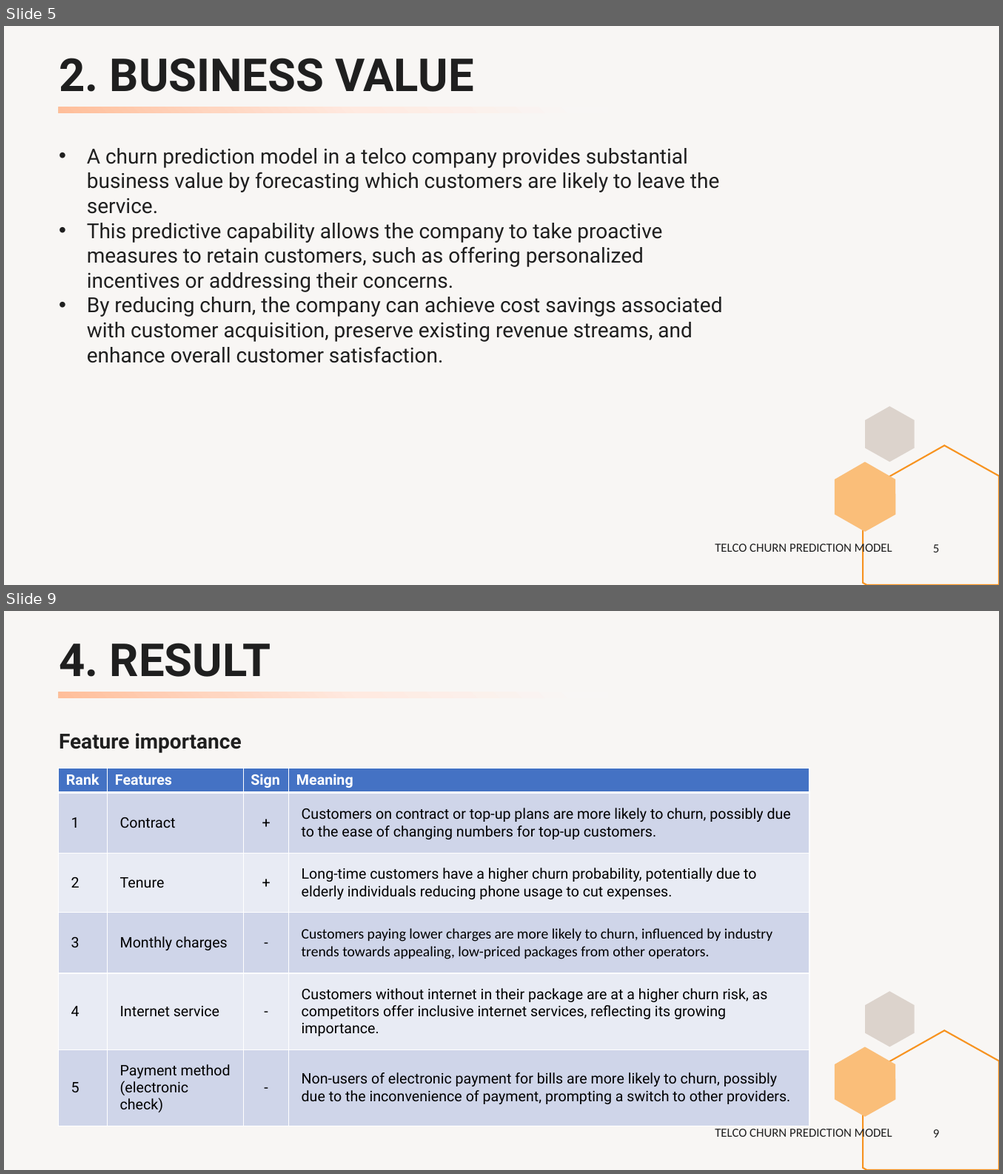
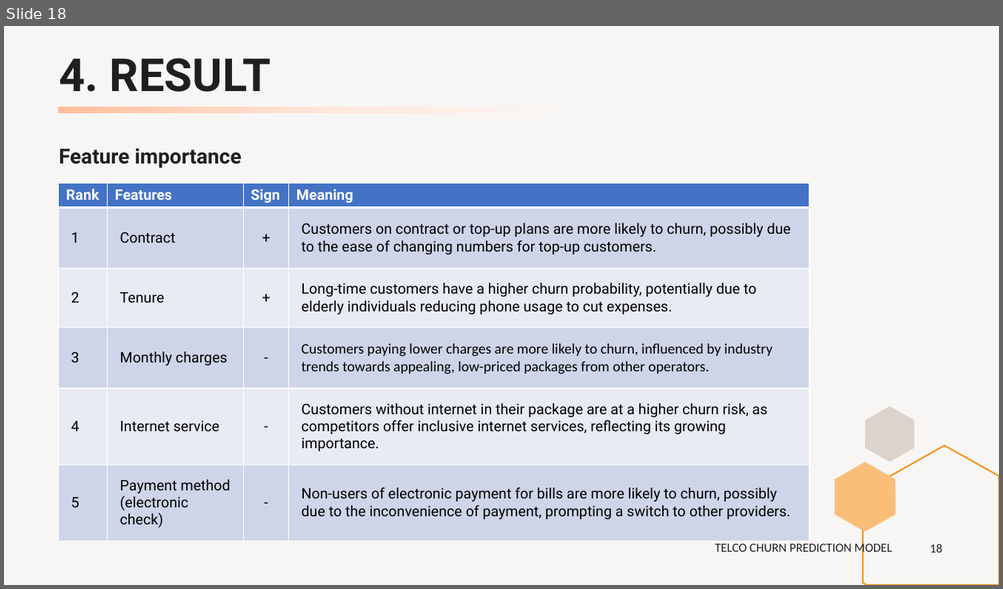
Before and after one commit to peerapat-t/Data-science-project, a slide deck: Telco-churn-prediction/Telco churn prediction.pptx. Shown one above the other, each under a label of ours: slides 5 and 9 before the commit, slide 18 after it; the slides between them are not shown. The pictures are 1003x1174 and 1003x589 pixels, drawn with LibreOffice and Linux fonts; fonts in the diff are those of the drawing. Boxes give left, top, right and bottom in pixels: in the first picture for what was removed or moved away, otherwise in the second. Text is boxed around its words. In the diff, an @@ line names an element or a change of style, - is before the commit and + after.

```diff
--- a/Telco-churn-prediction/Telco churn prediction.pptx
+++ b/Telco-churn-prediction/Telco churn prediction.pptx
@@ slide 5 removed at (4, 26, 999, 585), background #DCD3CC at 20% opacity; not listed: 3 template elements that a slide beside it also shows @@
@@ title removed at (59, 58, 473, 92) @@
-2. BUSINESS VALUE
@@ rectangle removed at (59, 107, 608, 113) @@
@@ text removed at (87, 148, 723, 363) @@
-• A churn prediction model in a telco company provides substantial business value by forecasting which customers are likely to leave the service.
-• This predictive capability allows the company to take proactive measures to retain customers, such as offering personalized incentives or addressing their concerns.
-• By reducing churn, the company can achieve cost savings associated with customer acquisition, preserve existing revenue streams, and enhance overall customer satisfaction.
@@ text removed at (714, 542, 892, 555) @@
-TELCO CHURN PREDICTION MODEL
@@ page number removed at (933, 545, 939, 553) @@
-5
@@ what was slide 9 is now slide 18 @@
@@ page number at (930, 544, 942, 553): text changed @@
-9
+18
```
Also in this commit, not shown: 8 slides changed, 1 slide added, 1 other slide removed, 4 other files.
